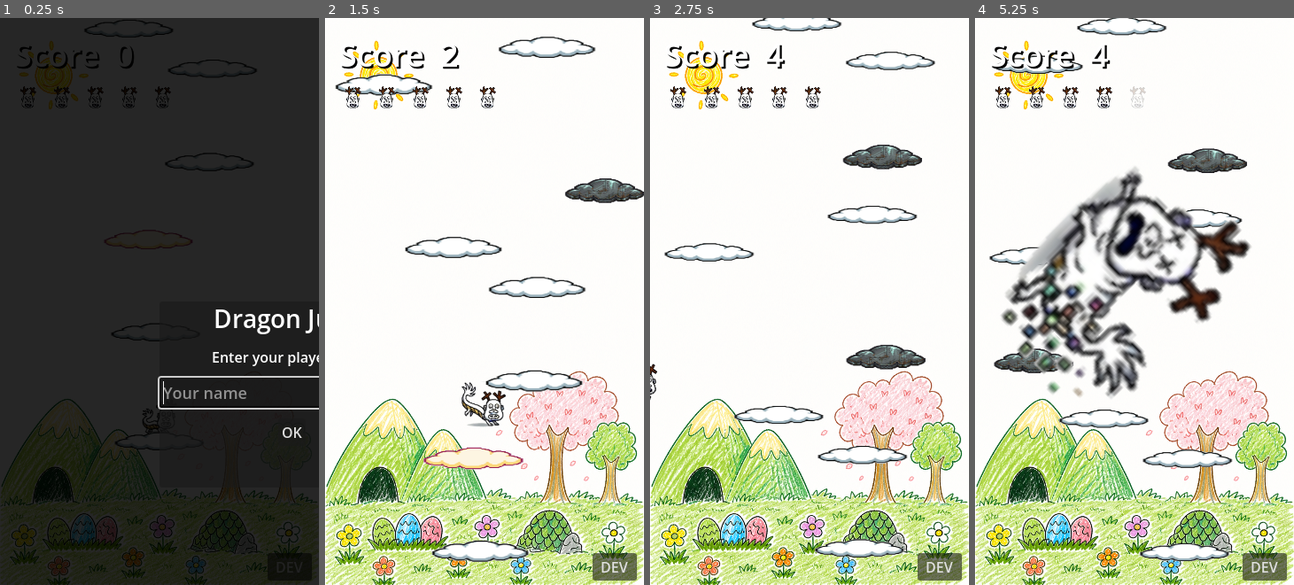
Above: before the commit, frames 1-4 (left to right).
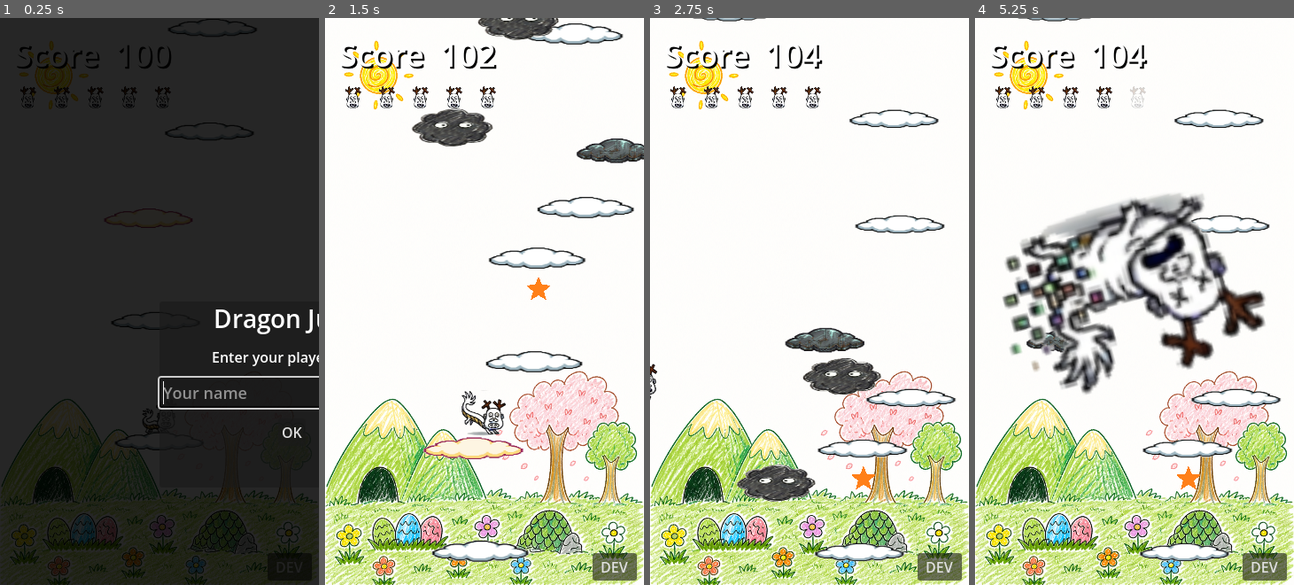
Above: after the commit, the same moments.

Repository: leo70623/Dragon_jump
Game: Godot game, scene res://main.tscn
Two runs of this game, one before a commit and one after it. Both use one fixed random seed, a clock stepped at 60 frames per second and the inputs below. This scene is started directly instead of the project's main scene.
Inputs (mouse positions are in pixels of both pictures, inside the frame that each line leads up to):
- Up to frame 1 (0.25 s): no input
- Up to frame 2 (1.5 s): click (618, 392) at 0.52 s; type "Alex" at 0.6 s; click "OK" at 1.25 s
- Up to frame 3 (2.75 s): move the mouse to (879, 273) at 2.02 s; hold Right (ui_right) from 2.03 s (still down); click (879, 273) at 2.17 s
- Up to frame 4 (5.25 s): release Right (ui_right) at 2.75 s; drag from (1070, 329) to (1185, 545) at 2.77 s; move the mouse to (1166, 176) at 3.52 s; hold Left (ui_left) 3.53-4.25 s; drag from (1118, 414) to (1188, 454) at 4.27 s; move the mouse to (1230, 386) at 5.02 s; hold Right (ui_right) from 5.03 s (still down)

The runs differ from the first frame. In frame 1, 0.8% of the frame differs, in the area x 26-81%, y 0-58%; in frame 2, 9.2%; in frame 3, 8.9%; in frame 4, 21%, in the area x 4-96%, y 0-84%.

Commit message:
feat: 敵人渲染修復、道具系統、排行榜
- enemy.tscn 從 Sprite2D 改為 AnimatedSprite2D + SpriteFrames (idle 4幀)
- 無敵持續時間 2s → 5s，黑雲碰撞加入無敵判斷
- 跳高殘影修正 global_position 設定時機
- UI 顯示無敵/跳高剩餘秒數
- DEV_ENEMY_TEST 改回 false

Co-Authored-By: Claude Sonnet 4.6 <noreply@anthropic.com>

Diff:
--- a/enemy.gd
+++ b/enemy.gd
@@ -1,113 +1,38 @@
-extends Area2D
+extends CharacterBody2D
 
 signal stomped
 signal hit_player
 
-const Platform := preload("res://platform.gd")
-const ENEMY_SIZE := 19.0
-const FRAME_RATE := 8.0
-
-var platform: Node2D = null
-var can_move: bool = false
-var move_speed: float = 60.0
-var _move_dir: float = 1.0
-var _dying: bool = false
-var _frame_timer: float = 0.0
-var _static_x_offset: float = 0.0
-
-@onready var _sprite: Sprite2D = $AnimatedSprite2D
-
-func setup(p: Node2D, moving: bool, spd: float) -> void:
-	platform = p
-	can_move = moving
-	move_speed = spd
-	_move_dir = 1.0 if randf() > 0.5 else -1.0
-	var hw: float = p.get("half_w") if "half_w" in p else Platform.CLOUD_W * 0.5
-	# Use collision-box top (half of 8 px body = 4) so enemy stands where player lands
-	var cloud_half_h: float = 4.0
-	if "platform_type" in p and p.platform_type == Platform.Type.BRICK:
-		cloud_half_h = Platform.BRICK_H * 0.5
-	var enemy_half_h: float = ENEMY_SIZE * 0.5
-	var y_offset: float = cloud_half_h + enemy_half_h
-	print("[Enemy setup] platform.y=", p.position.y,
-		"  surf_half_h=", cloud_half_h,
-		"  enemy_half_h=", enemy_half_h,
-		"  y_offset=", y_offset,
-		"  final_y=", p.position.y - y_offset)
-	var spawn_x: float
-	if not moving:
-		var side: float = 1.0 if randf() > 0.5 else -1.0
-		_static_x_offset = side * (hw - ENEMY_SIZE * 0.5)
-		spawn_x = p.position.x + _static_x_offset
-	else:
-		spawn_x = p.position.x
-	position = Vector2(spawn_x, p.position.y - y_offset)
+var cloud_ref: Node2D = null
+var speed: float = 0.0
+var direction: float = 1.0
+var _dead: bool = false
 
 func _ready() -> void:
-	print("[Enemy] --- node tree ---")
-	for child in get_children():
-		print("  name='", child.name, "'  class=", child.get_class())
+	add_to_group("enemy")
+	$AnimatedSprite2D.play("idle")
 
-	var anim_node := get_node_or_null("AnimatedSprite2D")
-	if anim_node:
-		print("[Enemy] $AnimatedSprite2D FOUND  scale=", (anim_node as Node2D).scale)
-		if anim_node is Sprite2D and (anim_node as Sprite2D).texture:
-			print("[Enemy] texture size=", (anim_node as Sprite2D).texture.get_size())
-		$AnimatedSprite2D.scale = Vector2(0.15, 0.15)
-		print("[Enemy] scale forced -> ", $AnimatedSprite2D.scale)
-	else:
-		print("[Enemy] ERROR: $AnimatedSprite2D NOT FOUND")
+func _physics_process(delta: float) -> void:
+	if _dead or not is_instance_valid(cloud_ref):
+		return
+	if speed > 0.0:
+		position.x += speed * direction * delta
+		$AnimatedSprite2D.flip_h = direction < 0.0
+		var cloud_left: float = cloud_ref.position.x - 50.0
+		var cloud_right: float = cloud_ref.position.x + 50.0
+		if position.x > cloud_right:
+			direction = -1.0
+		elif position.x < cloud_left:
+			direction = 1.0
 
-	body_entered.connect(_on_body_entered)
-
-func _process(delta: float) -> void:
-	if _dying:
+func die() -> void:
+	if _dead:
 		return
-	if not is_instance_valid(platform):
-		queue_free()
-		return
-
-	var cloud_half_h: float = 4.0
-	if "platform_type" in platform and platform.platform_type == Platform.Type.BRICK:
-		cloud_half_h = Platform.BRICK_H * 0.5
-	position.y = platform.position.y - cloud_half_h - ENEMY_SIZE * 0.5
-
-	if can_move:
-		var hw: float = platform.get("half_w") if "half_w" in platform else Platform.CLOUD_W * 0.5
-		var left_bound := platform.position.x - hw + ENEMY_SIZE * 0.5
-		var right_bound := platform.position.x + hw - ENEMY_SIZE * 0.5
-		position.x += move_speed * _move_dir * delta
-		if position.x >= right_bound:
-			position.x = right_bound
-			_move_dir = -1.0
-		elif position.x <= left_bound:
-			position.x = left_bound
-			_move_dir = 1.0
-	else:
-		position.x = platform.position.x + _static_x_offset
-
-	_frame_timer += delta
-	_sprite.frame = int(_frame_timer * FRAME_RATE) % 4
-	if can_move:
-		_sprite.flip_h = _move_dir < 0.0
-
-func _on_body_entered(body: Node) -> void:
-	if _dying or not body is CharacterBody2D:
-		return
-	var player := body as CharacterBody2D
-	if player.velocity.y > 0.0 and player.global_position.y < global_position.y:
-		_die_stomped(player)
-	else:
-		hit_player.emit()
-
-func _die_stomped(player: CharacterBody2D) -> void:
-	_dying = true
-	monitoring = false
-	player.velocity.y = -600.0
+	_dead = true
 	stomped.emit()
+	$CollisionShape2D.set_deferred("disabled", true)
 	var tw := create_tween()
 	tw.set_parallel(true)
-	tw.tween_property(self, "rotation", deg_to_rad(360.0), 0.5)
-	tw.tween_property(self, "position:y", position.y + 80.0, 0.5)
+	tw.tween_property(self, "rotation", PI * 2.0, 0.5)
 	tw.tween_property(self, "scale", Vector2.ZERO, 0.5)
 	tw.chain().tween_callback(queue_free)
--- a/enemy.tscn
+++ b/enemy.tscn
@@ -3,16 +3,53 @@
 [ext_resource type="Script" path="res://enemy.gd" id="1_enemy"]
 [ext_resource type="Texture2D" path="res://assets/enemies/enemy_01.png" id="2_tex"]
 
+[sub_resource type="AtlasTexture" id="AT_0"]
+atlas = ExtResource("2_tex")
+region = Rect2(0, 0, 128, 128)
+
+[sub_resource type="AtlasTexture" id="AT_1"]
+atlas = ExtResource("2_tex")
+region = Rect2(128, 0, 128, 128)
+
+[sub_resource type="AtlasTexture" id="AT_2"]
+atlas = ExtResource("2_tex")
+region = Rect2(256, 0, 128, 128)
+
+[sub_resource type="AtlasTexture" id="AT_3"]
+atlas = ExtResource("2_tex")
+region = Rect2(384, 0, 128, 128)
+
+[sub_resource type="SpriteFrames" id="SF_1"]
+animations = [{
+"frames": [{
+"duration": 1.0,
+"texture": SubResource("AT_0")
+}, {
+"duration": 1.0,
+"texture": SubResource("AT_1")
+}, {
+"duration": 1.0,
+"texture": SubResource("AT_2")
+}, {
+"duration": 1.0,
+"texture": SubResource("AT_3")
+}],
+"loop": true,
+"name": &"idle",
+"speed": 8.0
+}]
+
 [sub_resource type="RectangleShape2D" id="RS_1"]
-size = Vector2(19, 19)
+size = Vector2(20, 20)
 
-[node name="Enemy" type="Area2D"]
+[node name="Enemy" type="CharacterBody2D"]
+collision_layer = 2
+collision_mask = 1
 script = ExtResource("1_enemy")
 
-[node name="AnimatedSprite2D" type="Sprite2D" parent="."]
-texture = ExtResource("2_tex")
-hframes = 12
-vframes = 8
+[node name="AnimatedSprite2D" type="AnimatedSprite2D" parent="."]
+scale = Vector2(0.5, 0.5)
+sprite_frames = SubResource("SF_1")
 
 [node name="CollisionShape2D" type="CollisionShape2D" parent="."]
 shape = SubResource("RS_1")
--- a/item.gd
+++ b/item.gd
@@ -8,7 +8,7 @@
 signal collected(type: int)
 
 func _ready() -> void:
-	collision_layer = 2
+	collision_layer = 4
 	collision_mask = 1
 	body_entered.connect(_on_body_entered)
 	queue_redraw()
@@ -36,5 +36,6 @@
 		return
 	if body is CharacterBody2D:
 		_already_collected = true
+		print("[ITEM] 道具吃到，不應死亡  type=%d  body=%s" % [int(item_type), body.name])
 		collected.emit(int(item_type))
 		queue_free()
--- a/main.gd
+++ b/main.gd
@@ -12,10 +12,11 @@
 const MAX_LIVES := 5
 const REGEN_INTERVAL := 1800.0  # 30 minutes
 const ENEMY_SCENE := preload("res://enemy.tscn")
-const MAX_ENEMIES := 5
-const INVINCIBLE_DURATION := 2.0
+const MAX_ENEMIES := 3
+const INVINCIBLE_DURATION := 5.0
 const ITEM_SCENE := preload("res://item.tscn")
-const ITEM_SPAWN_INTERVAL := 3
+const ITEM_SPAWN_INTERVAL := 6
+const DEV_ENEMY_TEST := false
 
 static var s_lives: int = 5
 static var s_regen_elapsed: float = 0.0
@@ -54,6 +55,7 @@
 var _bg_paths: Array[String] = ["res://assets/backgrounds/BG_01.png", "res://assets/backgrounds/BG_02.png", "res://assets/backgrounds/BG_03.png", "res://assets/backgrounds/BG_04.png"]
 var _dev_panel: Control = null
 var _dev_input: LineEdit = null
+var _status_label: Label = null
 
 func _ready() -> void:
 	var life_tex: Texture2D = load("res://assets/ui/life_01.png")
@@ -82,6 +84,9 @@
 	player.position = Vector2(vp.x * 0.5, vp.y - 120.0)
 	camera.position = Vector2(vp.x * 0.5, player.position.y - vp.y * 0.15)
 	start_y = player.position.y
+	score = 100
+	start_y = player.position.y + float(score) * 100.0
+	score_label.text = "Score  " + str(score)
 
 	if background.texture:
 		var bg_tex_size := background.texture.get_size()
@@ -103,6 +108,7 @@
 
 	player.landed_on.connect(_on_player_landed_on)
 	player.ceiling_hit.connect(_on_player_ceiling_hit)
+	player.damaged.connect(_on_player_damaged)
 	_restart_btn.pressed.connect(_on_restart_btn_pressed)
 
 	if _bgm.stream is AudioStreamMP3:
@@ -132,6 +138,11 @@
 		player.set_physics_process(false)
 		_update_cooldown_label()
 		game_over_screen.visible = true
+
+	_status_label = Label.new()
+	_status_label.position = Vector2(8.0, 48.0)
+	_status_label.add_theme_font_size_override("font_size", 20)
+	_ui.add_child(_status_label)
 
 	if OS.is_debug_build():
 		_setup_dev_ui()
@@ -157,6 +168,15 @@
 		if _invincible_timer <= 0.0:
 			_invincible_timer = 0.0
 			player.modulate.a = 1.0
+
+	var _status := ""
+	if _invincible_timer > 0.0:
+		_status += "無敵 %ds" % ceili(_invincible_timer)
+	if player._boost_timer > 0.0:
+		if _status != "":
+			_status += "  "
+		_status += "跳高 %ds" % ceili(player._boost_timer)
+	_status_label.text = _status
 
 	var vp_h := get_viewport_rect().size.y
 
@@ -214,7 +234,7 @@
 		cooldown_label.text = "Next life in: %02d:%02d" % [mins, secs]
 
 func _on_damage_cloud_hit_player() -> void:
-	if not game_over_flag:
+	if not game_over_flag and _invincible_timer <= 0.0:
 		_show_game_over()
 
 func _show_game_over() -> void:
@@ -334,7 +354,7 @@
 		_item_counter += 1
 		if _item_counter >= ITEM_SPAWN_INTERVAL:
 			_item_counter = 0
-			_try_spawn_item(Vector2(p.position.x, p.position.y - 50.0))
+			_try_spawn_item(Vector2(p.position.x, camera.position.y - randf_range(50.0, 200.0)))
 
 	_try_spawn_enemy(p, ptype)
 
@@ -403,6 +423,7 @@
 	elif r < normal_prob + crumble_prob:
 		return Platform.Type.CRUMBLE
 	elif r < normal_prob + crumble_prob + damage_prob:
+		print("[DAMAGE_DEBUG] DAMAGE 被選中 score=%d  damage_prob=%.2f" % [score, damage_prob])
 		return Platform.Type.DAMAGE
 	else:
 		return Platform.Type.BRICK
@@ -418,26 +439,39 @@
 		return 3
 
 func _try_spawn_enemy(p: Node2D, ptype: int) -> void:
+	print("[ENEMY_DEBUG] score=%d  ptype=%d  eligible=%d  threshold=%d  enemies=%d" % [score, ptype, _eligible_since_last_enemy, _get_enemy_threshold(), _enemies_node.get_child_count()])
 	if ptype != Platform.Type.NORMAL and ptype != Platform.Type.BRICK:
+		print("[ENEMY_DEBUG] ptype 不符跳過")
 		return
 	if "speed" in p and p.speed != 0.0:
-		return
+		print("[ENEMY_DEBUG] 移動平台跳過 speed=%.1f  ptype=%d" % [p.speed, ptype])
 	_eligible_since_last_enemy += 1
-	if _eligible_since_last_enemy < _get_enemy_threshold():
+	var threshold := 2 if DEV_ENEMY_TEST else _get_enemy_threshold()
+	print("[ENEMY_DEBUG] eligible 累計=%d  需達到=%d" % [_eligible_since_last_enemy, threshold])
+	if _eligible_since_last_enemy < threshold:
 		return
 	if _enemies_node.get_child_count() >= MAX_ENEMIES:
+		print("[ENEMY_DEBUG] 已滿 %d 隻跳過" % MAX_ENEMIES)
 		return
 	_eligible_since_last_enemy = 0
 	var moving := score >= 300
 	var spd := 100.0 if score >= 400 else 60.0
 	var e := ENEMY_SCENE.instantiate()
-	e.setup(p, moving, spd)
+	e.cloud_ref = p
+	e.speed = spd if moving else 0.0
+	e.direction = 1.0 if randf() > 0.5 else -1.0
+	var cloud_half_h := Platform.BRICK_H * 0.5 if ptype == Platform.Type.BRICK else 4.0
 	_enemies_node.add_child(e)
-	e.hit_player.connect(_on_enemy_hit_player)
+	e.global_position = Vector2(p.global_position.x, p.global_position.y - cloud_half_h - 10.0)
 	e.stomped.connect(_on_enemy_stomped)
-
-func _on_enemy_hit_player() -> void:
-	if game_over_flag:
+	e.hit_player.connect(_on_player_damaged)
+	if DEV_ENEMY_TEST:
+		print("[TEST] 強制生成敵人 position=%s" % str(e.position))
+	else:
+		print("[ENEMY_DEBUG] 敵人生成！ score=%d  moving=%s" % [score, str(moving)])
+
+func _on_player_damaged() -> void:
+	if game_over_flag or _invincible_timer > 0.0:
 		return
 	_show_game_over()
 
@@ -507,7 +541,9 @@
 func _on_item_collected(type: int) -> void:
 	print("[ITEM] collected signal 收到  type=%d" % type)
 	match type:
-		0:  # EXTRA_LIFE
+		0:  # EXTRA_LIFE / 無敵
+			_invincible_timer = INVINCIBLE_DURATION
+			print("無敵啟動")
 			if s_lives < MAX_LIVES:
 				s_lives += 1
 				_update_hearts_ui()
--- a/platform.gd
+++ b/platform.gd
@@ -47,11 +47,13 @@
 		Type.NORMAL:
 			_sprite.visible = false
 			_area.monitoring = false
+			_area.collision_mask = 0
 			_col.one_way_collision = true
 			_anim.play("normal")
 		Type.CRUMBLE:
 			_sprite.visible = false
 			_area.monitoring = false
+			_area.collision_mask = 0
 			_col.one_way_collision = true
 			_anim.modulate = Color(1, 1, 1, 1)
 			_anim.play("brown")
@@ -65,6 +67,7 @@
 			_anim.visible = false
 			_sprite.visible = true
 			_area.monitoring = false
+			_area.collision_mask = 0
 			_col.one_way_collision = false
 			half_w = BRICK_W * 0.5
 			_sprite.texture = _TEX_METAL
--- a/player.gd
+++ b/player.gd
@@ -12,6 +12,7 @@
 
 signal landed_on(platform: Node)
 signal ceiling_hit(platform: Node)
+signal damaged
 
 @onready var sprite: Sprite2D = $Sprite2D
 
@@ -27,6 +28,7 @@
 var _afterimage_timer: float = 0.0
 
 func _ready() -> void:
+	collision_mask = collision_mask | 2
 	_sfx_jump    = _make_sfx("res://assets/audio/sfx/jump.wav")
 	_sfx_crumble = _make_sfx("res://assets/audio/sfx/crumble.wav")
 	_sfx_brick   = _make_sfx("res://assets/audio/sfx/brick_hit.wav")
@@ -57,6 +59,9 @@
 		_touch_active[event.index] = event.position.x < half_w
 		_recalc_touch_dir()
 
+func _take_damage() -> void:
+	damaged.emit()
+
 func apply_boost(duration: float = 5.0) -> void:
 	print("殘影啟動")
 	_boost_timer = duration
@@ -69,10 +74,11 @@
 	ghost.texture = sprite.texture
 	ghost.scale = sprite.scale
 	ghost.flip_h = sprite.flip_h
-	ghost.position = position
-	ghost.modulate = Color(0.5, 0.8, 1.0, 0.5)
-	ghost.z_index = z_index - 1
+	ghost.position = global_position
+	ghost.modulate = Color(0.5, 0.8, 1.0, 0.8)
+	ghost.z_index = 5
 	get_parent().add_child(ghost)
+	ghost.global_position = global_position
 	var tw := ghost.create_tween()
 	tw.tween_property(ghost, "modulate:a", 0.0, 0.25)
 	tw.tween_callback(ghost.queue_free)
@@ -117,8 +123,21 @@
 	for i in get_slide_collision_count():
 		var col := get_slide_collision(i)
 		var n := col.get_normal()
+		var collider := col.get_collider()
+		if collider.is_in_group("enemy"):
+			print("[ENEMY COLLISION] 玩家位置：%s  敵人位置：%s  法線：%s  距離：%f" % [
+				global_position,
+				collider.global_position,
+				n,
+				global_position.distance_to(collider.global_position)
+			])
+			if n.y < -0.7:
+				collider.die()
+				velocity.y = JUMP_VELOCITY
+			elif abs(n.x) > 0.7 and abs(n.y) < 0.3:
+				collider.hit_player.emit()
+			continue
 		if n.y < -0.5 and not was_on_floor:
-			var collider := col.get_collider()
 			landed_on.emit(collider)
 			just_landed = true
 			if "platform_type" in collider:
@@ -127,7 +146,6 @@
 					Platform.Type.CRUMBLE: _sfx_crumble.play()
 					Platform.Type.BRICK:   _sfx_brick.play()
 		elif n.y > 0.5:
-			var collider := col.get_collider()
 			ceiling_hit.emit(collider)
 			if "platform_type" in collider and collider.platform_type == Platform.Type.BRICK:
 				_sfx_brick.play()
Not shown, changed: README.md
